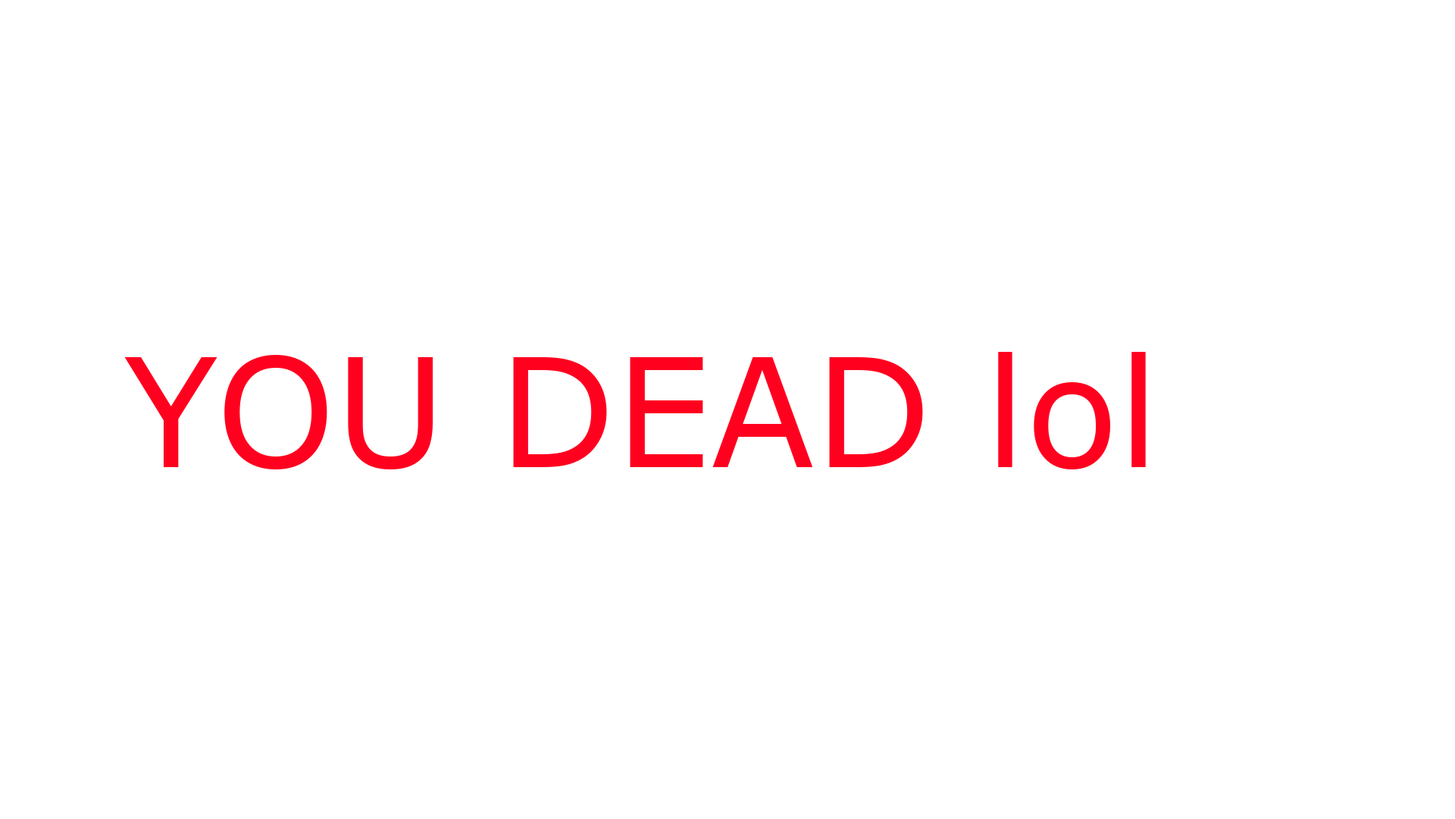
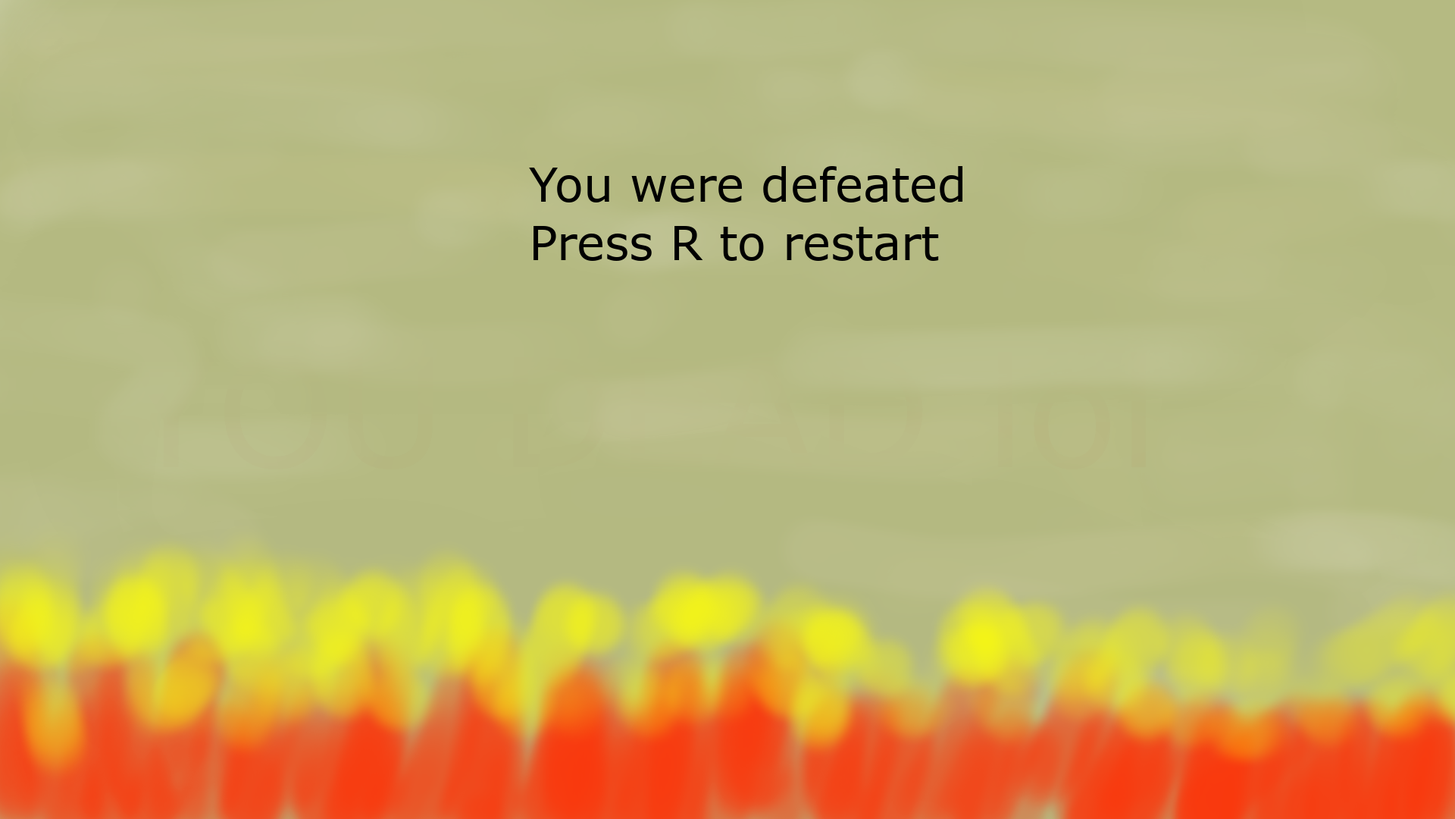
Before/after of a 1455×819 layered artwork. What changed in the layer stack:
added layer "Diagram #4" above "Diagram #3" over [529, 165, 964, 261]
added layer "Diagram #3" above "Diagram #2" over [0, 517, 1455, 787]
added layer "Diagram #2" above "Diagram #5" over [0, 588, 1455, 819]
added layer "Diagram #5" above "Diagram #1" over [0, 0, 1455, 740]
added layer "Diagram #1" above "Diagram" over [0, 0, 1455, 819]
